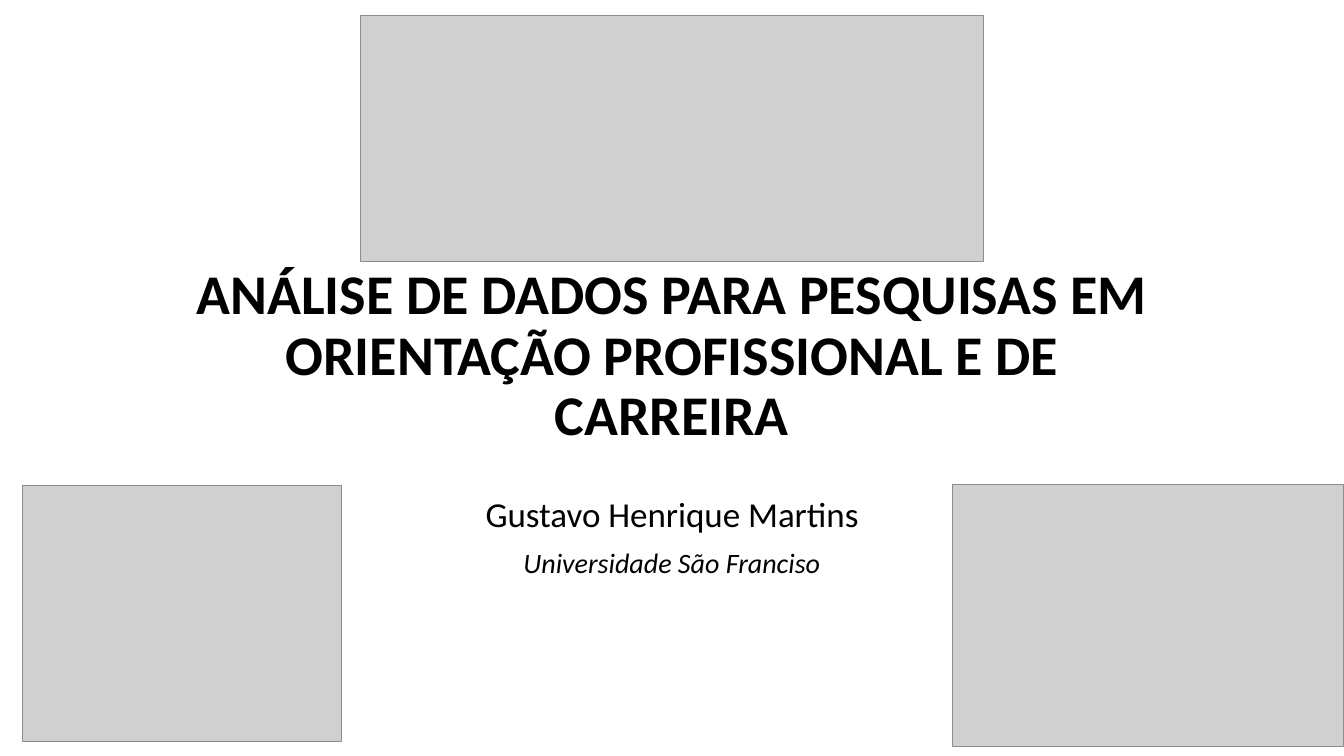
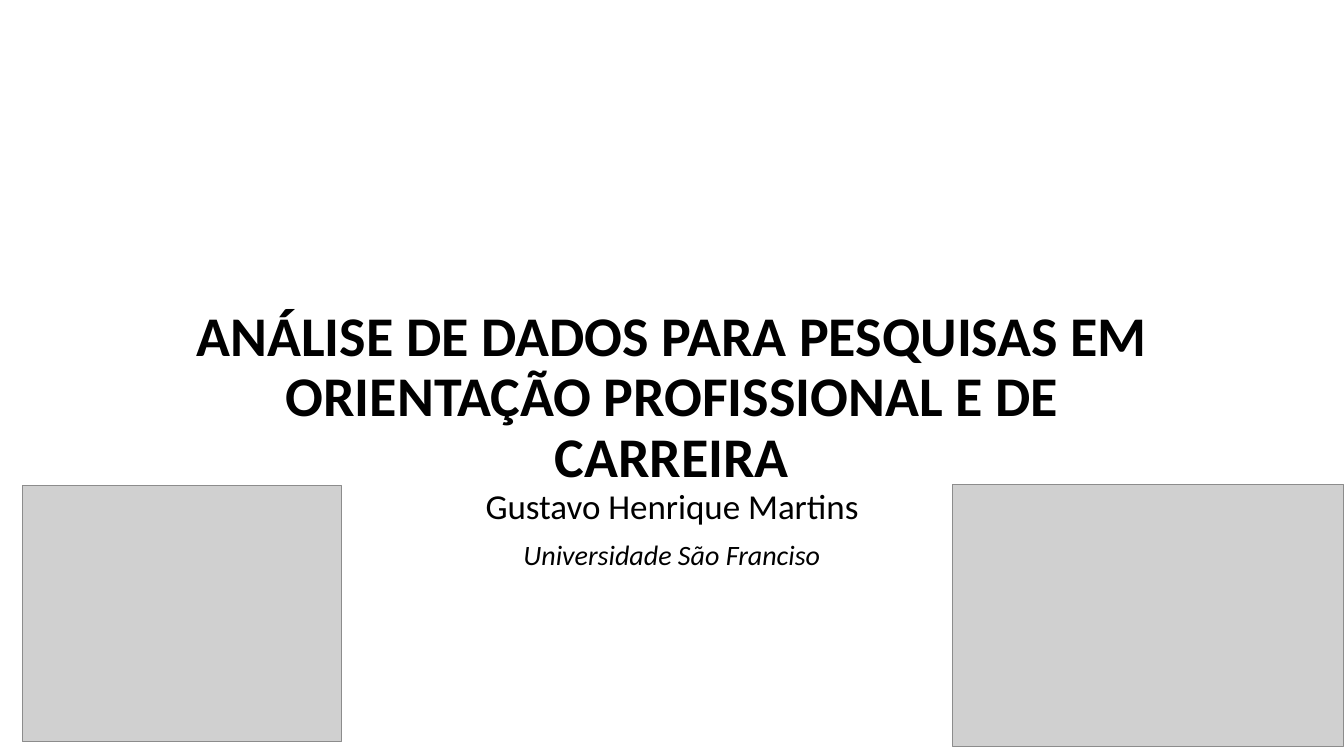
Before and after one commit to GustavHM/ABOP2021, a slide deck: slide 1 of Primeiros Passos - Análise de dados.pptx. Drawn at 1344x756 pixels with LibreOffice and Linux fonts; fonts in the diff are those of the drawing; grey boxes stand for pictures; background and template pictures are left out. Boxes give left, top, right and bottom in pixels: in the first picture for what was removed or moved away, otherwise in the second. Text is boxed around its words. In the diff, an @@ line names an element or a change of style, - is before the commit and + after.

Commit message:
15-08

```diff
--- a/Primeiros Passos - Análise de dados.pptx
+++ b/Primeiros Passos - Análise de dados.pptx
@@ picture removed at [361, 16, 983, 262] @@
@@ text "ANÁLISE DE DADOS PARA PESQUISAS ..." at [197, 309, 1147, 478]: vertical alignment bottom to top @@
@@ text "Gustavo Henrique Martins": place and size @@
-text "Gustavo Henrique Martins" at [486, 503, 858, 574]
+text "Gustavo Henrique Martins" at [486, 495, 858, 566]
```
